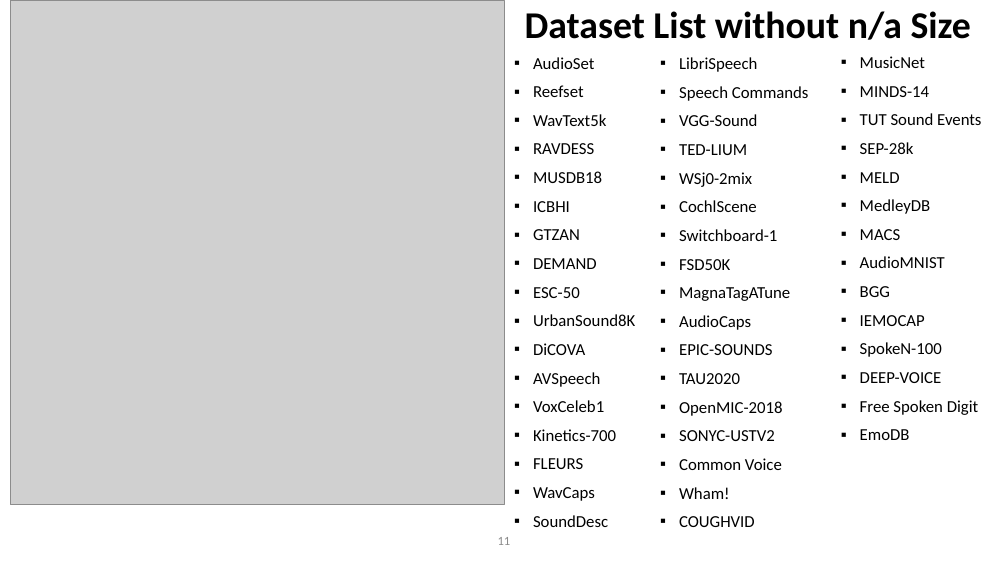
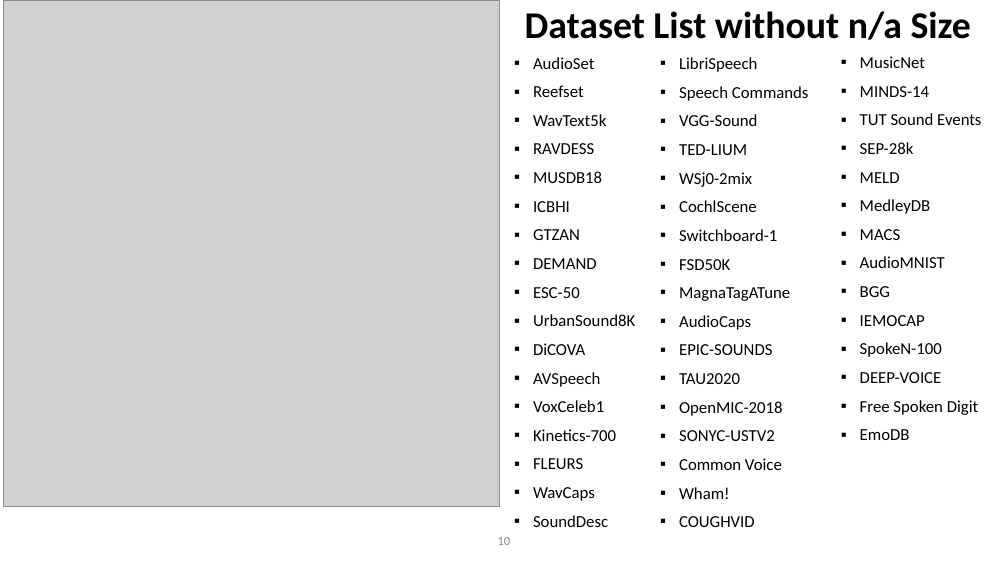
Before and after one commit to lookinALX/Data_Science_and_Co_TU_Wien, a slide deck: slide 10 of BA/datasets_survey_presentation.pptx (slide 11 before the commit). Drawn at 1008x567 pixels with LibreOffice and Linux fonts; fonts in the diff are those of the drawing; grey boxes stand for pictures; background and template pictures are left out. Boxes give left, top, right and bottom in pixels: in the first picture for what was removed or moved away, otherwise in the second. Text is boxed around its words. In the diff, an @@ line names an element or a change of style, - is before the commit and + after.

```diff
--- a/BA/datasets_survey_presentation.pptx
+++ b/BA/datasets_survey_presentation.pptx
@@ picture: place and size @@
-picture at (11, 0, 504, 504)
+picture at (4, 0, 500, 507)
@@ page number at (498, 537, 511, 545): text changed @@
-11
+10
```
Also in this commit, not shown: 6 other slides changed, 1 slide removed.
